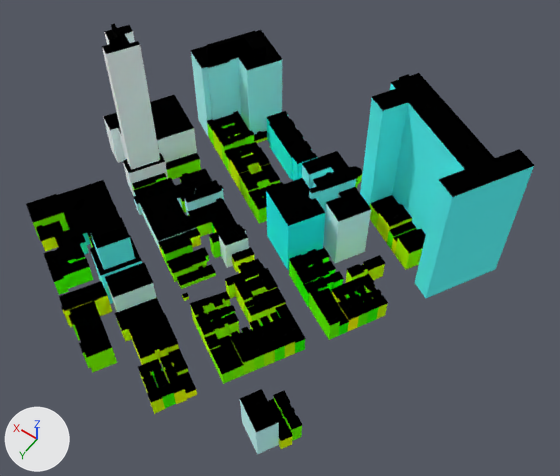
Renders of the glTF model web/public/assets/nyc/tiles/-1_2.bld.glb from each side of a commit.
Both versions are drawn from a 50 mm lens placed at (-378.0, 910.0, 471.0), pointed at (-188.0, 644.0, 53.0). The axes (+X, +Y, +Z) are drawn at lower left. The lights are the same throughout. The older version comes first. Where no turn or scale is listed for an object, it has been applied to the vertices. Vertices at exactly the same position are counted once.

Before the edit, the objects in view are built like this:
```python
me_1_2 = bpy.data.meshes.new('-1_2')
me_1_2.from_pydata(...)  # 6013 vertices, 8328 faces; spans x -159.0..159.0, y -143.0..143.0, z -73.0..73.0
# faces by material slot: [2030, 6298]
me_1_2.materials.append(mat_facade)
me_1_2.materials.append(mat_roof)
ob_1_2 = bpy.data.objects.new('-1_2', me_1_2)
ob_1_2.location = (-152.3, 635.6, 73.5)
```
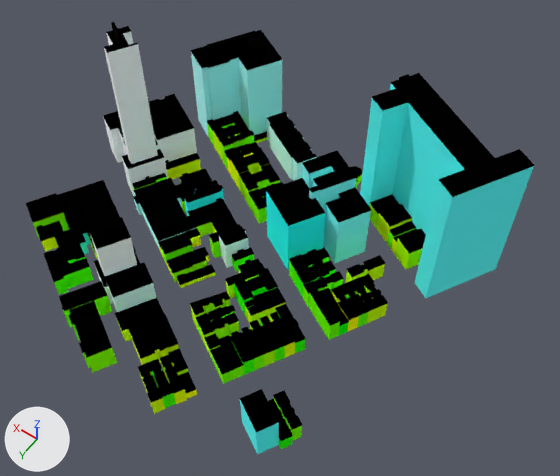
Where the newer file only moved an object's origin or applied its transform, the numbers keep the older frame.

Where the change shows, as pixel boxes [x1, y1, x2, y2] in the pictures (560 x 476 px; the box of a moved part takes in the faces that stretch with it):
'-1_2', reshaped: before [26, 23, 534, 454]; after [26, 22, 534, 454]
part 1 of me_1_2, moved or reshaped: before [182, 292, 189, 301]; after [177, 274, 185, 282]
part 2 of me_1_2, moved or reshaped: before [168, 160, 175, 167]; after [145, 176, 151, 183]
part 3 of me_1_2, moved or reshaped: before [289, 323, 296, 331]; after [289, 319, 299, 330]
part 4 of me_1_2, reshaped: before [61, 23, 371, 351]; after [26, 22, 420, 419]
part 5 of me_1_2, recoloured: [58, 53, 412, 454] in both

Diff of the bpy script that builds the scene:
```diff
--- a/web/public/assets/nyc/tiles/-1_2.bld.glb.py
+++ b/web/public/assets/nyc/tiles/-1_2.bld.glb.py
@@ me_1_2 @@
 # used by ob_1_2; location = (-152.3, 635.6, 73.5)
-me_1_2.from_pydata(...)  # 6013 vertices, 8328 faces; spans x -159.0..159.0, y -143.0..143.0, z -73.0..73.0
+me_1_2.from_pydata(...)  # 5788 vertices, 8074 faces; spans x -159.0..159.0, y -143.0..143.0, z -73.0..75.0
+# me_1_2 part 1: the loose piece of 8 vertices spanning x 9.0..15.0, y 57.0..62.0, z -73.0..-70.0 is moved by (11.0, -9.0, 4.0), in mat_roof
+# me_1_2 part 2: the loose piece of 8 vertices spanning x 94.0..99.0, y -29.0..-23.0, z -59.0..-57.0 is scaled about its middle by (-1.03, -0.785, 1.21), then moved by (2.0, 26.0, 3.0)
+# me_1_2 part 3: the loose piece of 8 vertices spanning x -73.0..-68.0, y 41.0..46.0, z -58.0..-56.0 is moved by (0.0, -2.0, 0.0)
+# me_1_2 part 4: 71 vertices moved from x -71.0..144.0, y -107.0..124.0, z -59.0..73.0 to x -72.0..146.0, y -107.0..124.0, z -59.0..75.0; 203 vertices removed from x -72.0..126.0, y -123.0..126.0, z -73.0..73.0; 786 vertices added at x -110.0..159.0, y -129.0..135.0, z -73.0..75.0
+# me_1_2 part 5: 1125 kept faces spanning x -117.0..159.0, y -129.0..128.0, z -73.0..66.0 get new vertex colours
+# other edits to the shape of me_1_2 do not show in these pictures
 me_1_2.materials.append(mat_facade)
```
